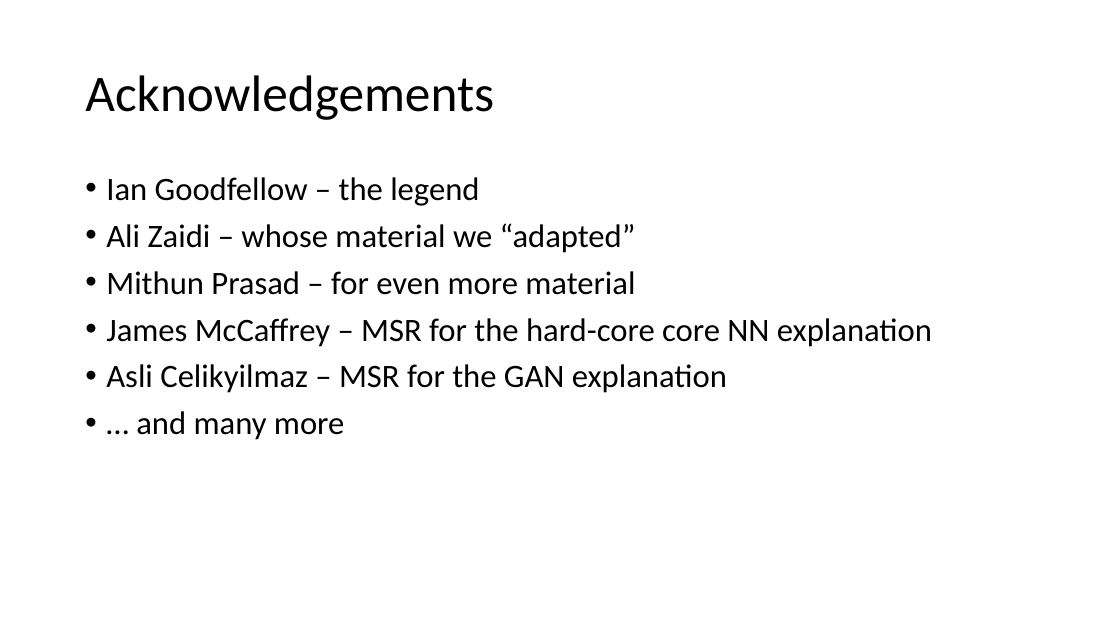
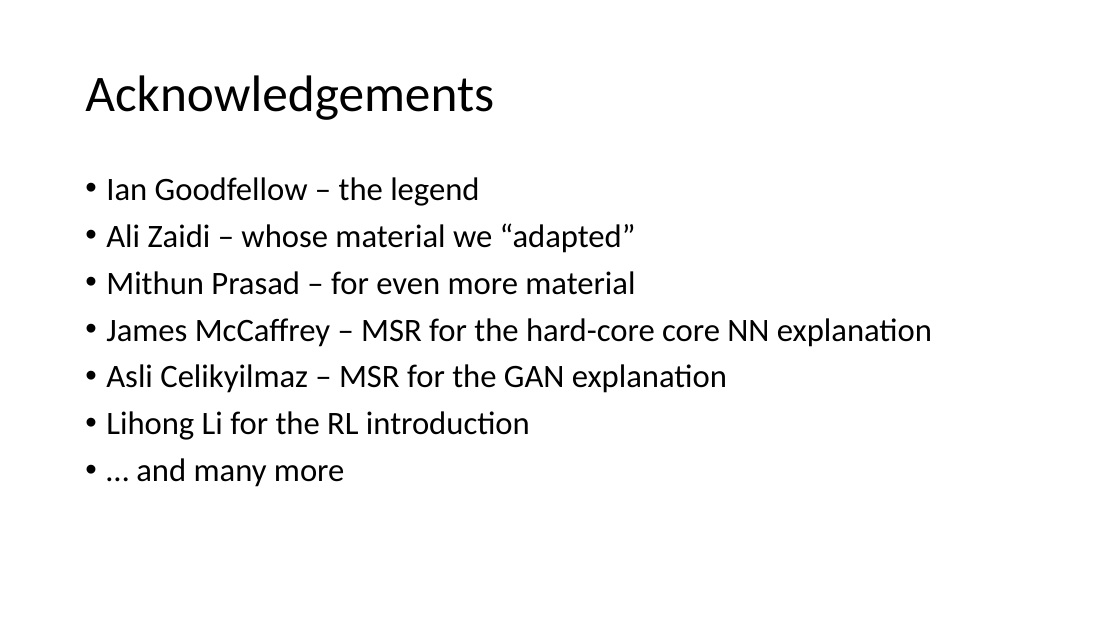
Before and after one commit to gmarchet/dnn-workshop, a slide deck: slide 3 of day1/Agenda.pptx. Drawn at 1120x630 pixels with LibreOffice and Linux fonts; fonts in the diff are those of the drawing. Boxes give left, top, right and bottom in pixels: in the first picture for what was removed or moved away, otherwise in the second. Text is boxed around its words. In the diff, an @@ line names an element or a change of style, - is before the commit and + after.

```diff
--- a/day1/Agenda.pptx
+++ b/day1/Agenda.pptx
@@ text at [106,411,530,440]: paragraph added @@
+• Lihong Li for the RL introduction
```
Also in this commit, not shown: 2 other files.
